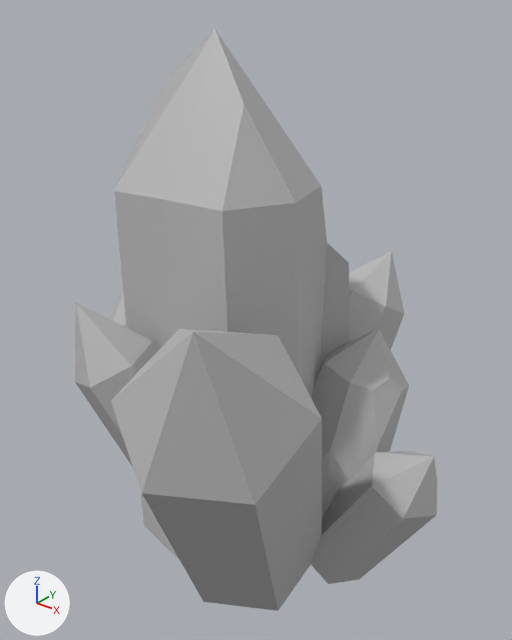
Two versions of the FBX model Gnomepunk/Assets/Models/crystal cluster_01.fbx, one commit apart.
Rendered twice from a camera (50 mm lens) standing at (4.818, -7.259, 0.703) and looking at (4.337, -6.658, 0.33). Arrows for +X, +Y and +Z are at lower left; the lights stay in place. Where no turn or scale is listed for an object, it has been applied to the vertices.
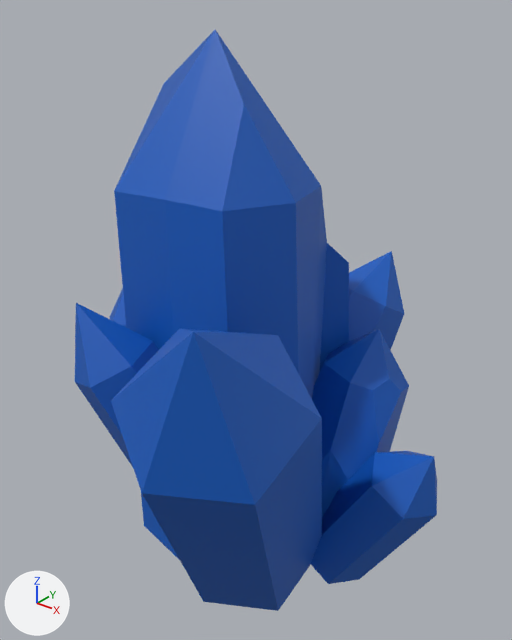
Where the change shows, as pixel boxes [x1, y1, x2, y2] in the pictures (512 x 640 px):
'pCylinder16', surface changed (grey to blue)
    both: [75, 30, 437, 611]

What the commit changed:
Picture 'Texture.png' (img_texture_png) is new.
In material 'lambert1' (mat_lambert1), base_color is no longer (0.5, 0.5, 0.5), grey #bcbcbc.
In material 'lambert1' (mat_lambert1), texture is now set to img_texture_png.
me_mesh has 147 vertices, 161 faces and spans x -0.234..0.239, y -0.296..0.294, z -0.021..0.644.
me_mesh is used by ob_pcylinder16; location (4.344, -6.656, 0.009).
me_mesh part 1: texture (UV) coordinates of 161 of 161 faces, centred in x -0.223..0.228, y -0.273..0.288, z -0.007..0.549, changed; they spanned u 0.36..0.66, v 0.01..0.99 and now span u 0.26..0.37, v 0.13..0.24.
